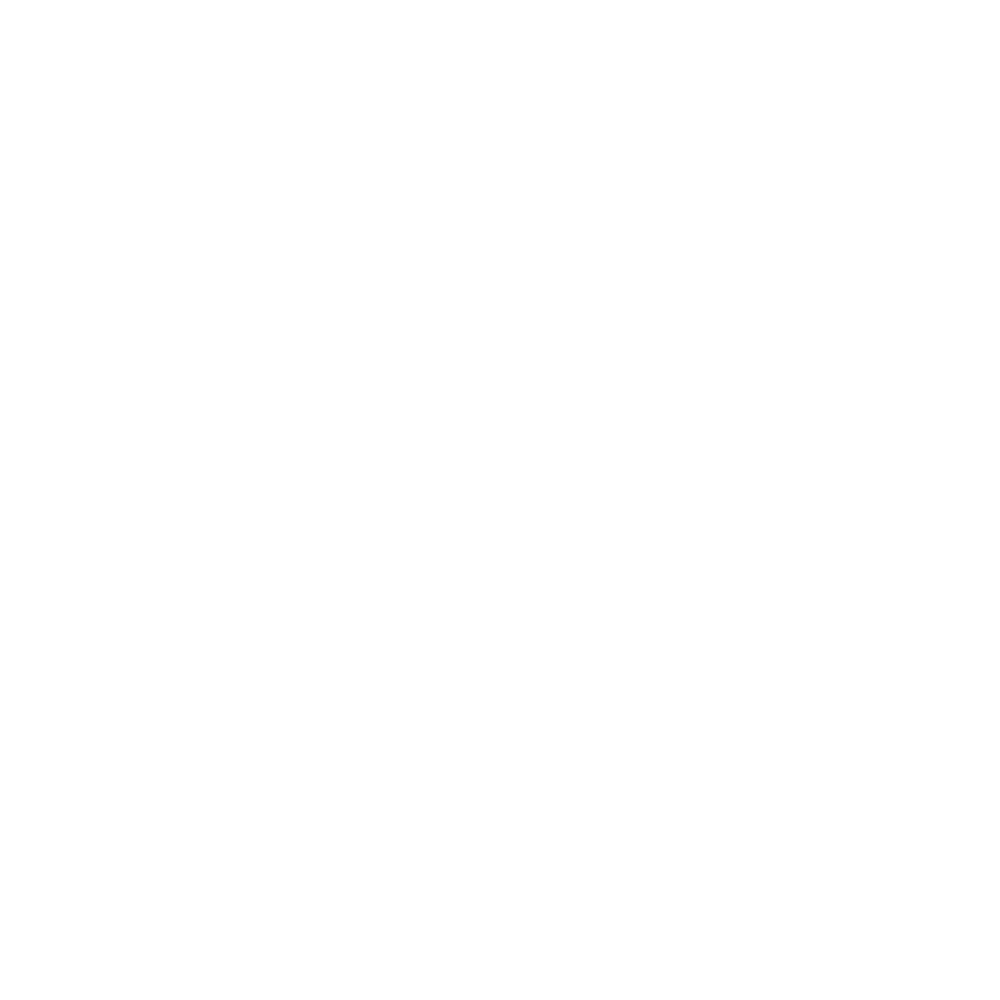
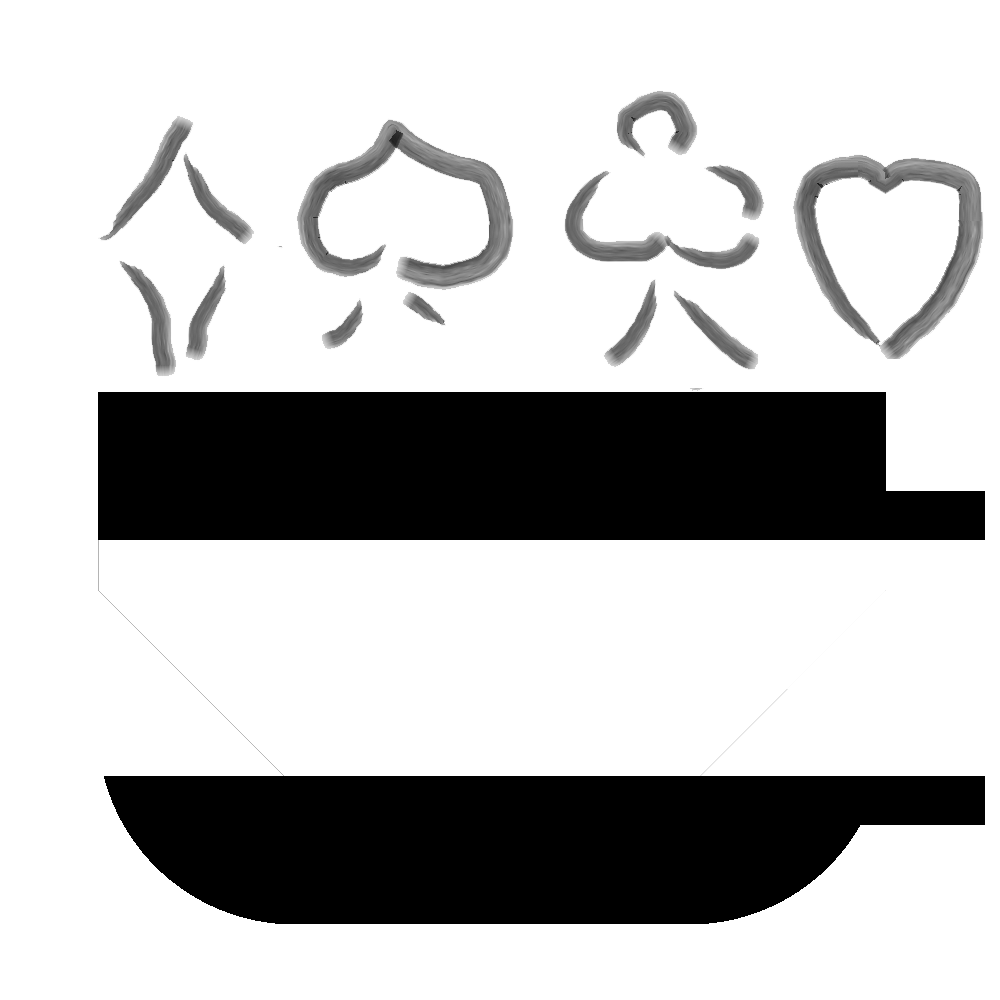
Comparing the layer stacks of the two 1000px x 1000px images. Changes:
showed "Layer 8" over box(297, 118, 514, 350)
showed "Layer 7" over box(564, 91, 765, 370)
showed "Layer 6" over box(98, 116, 254, 376)
showed "Layer 5" over box(689, 154, 984, 391)
showed "Layer 4" over box(277, 246, 283, 249)
added layer "Layer 11" above "Layer 12" over box(104, 776, 985, 924)
added layer "Layer 12" above "Layer 9" over box(98, 392, 985, 540)
hid "Layer 9" over box(98, 392, 985, 924)
showed "Background" over box(98, 91, 985, 924)
